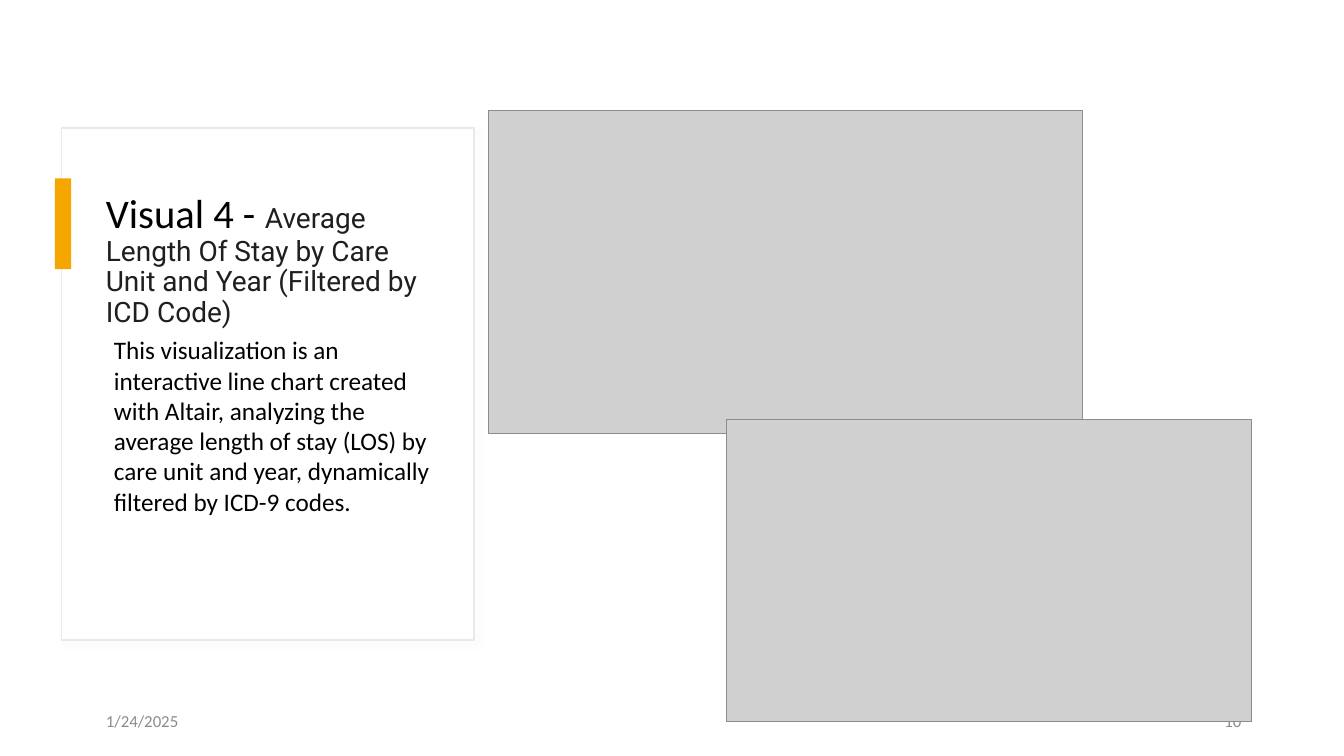
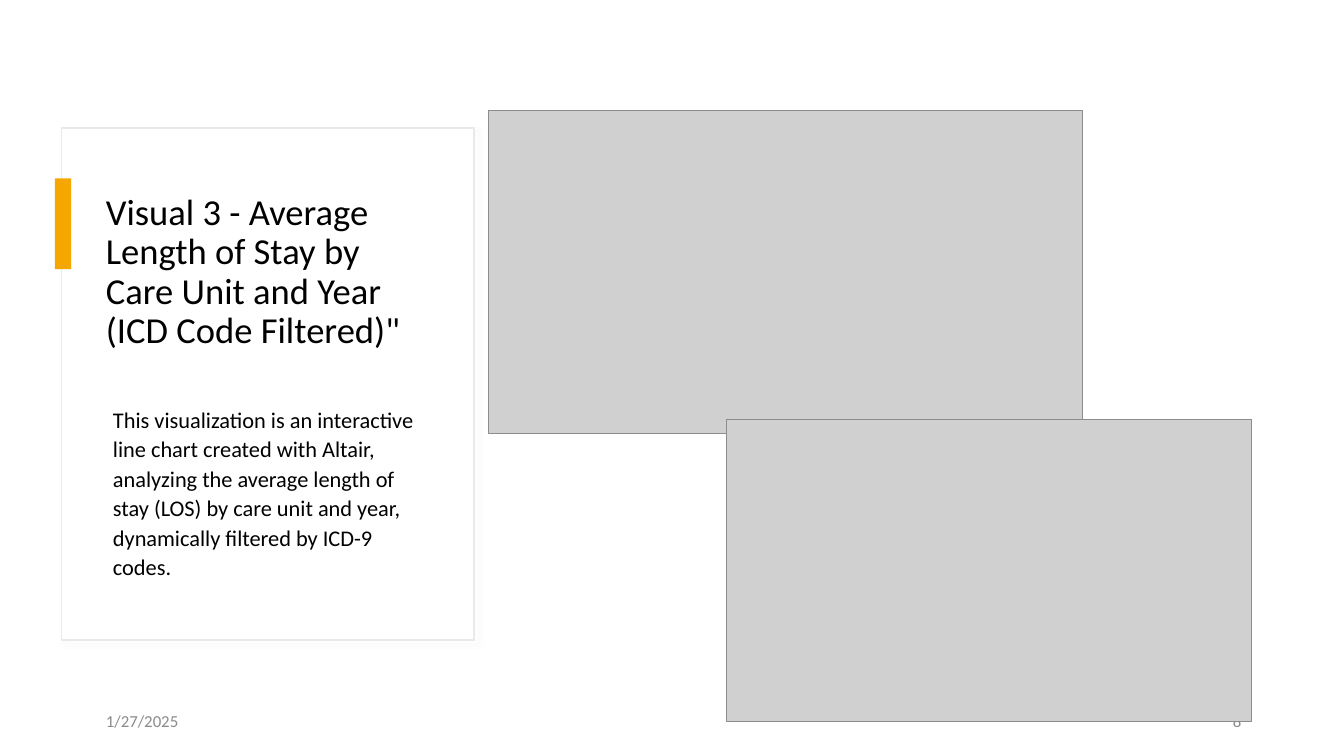
Before and after one commit to AnkitaSavaliya/AIH, a slide deck: slide 8 of MIMIC Visualization.pptx (slide 10 before the commit). Drawn at 1344x756 pixels with LibreOffice and Linux fonts; fonts in the diff are those of the drawing; grey boxes stand for pictures. Boxes give left, top, right and bottom in pixels: in the first picture for what was removed or moved away, otherwise in the second. Text is boxed around its words. In the diff, an @@ line names an element or a change of style, - is before the commit and + after.

```diff
--- a/MIMIC Visualization.pptx
+++ b/MIMIC Visualization.pptx
@@ title at [106, 199, 400, 348]: text changed; size 20 to 26.1 pt; font Roboto to Calibri; text colour #1F1F1F to #000000 @@
-Visual 4 - Average Length Of Stay by Care Unit and Year (Filtered by ICD Code)
+Visual 3 - Average Length of Stay by Care Unit and Year (ICD Code Filtered)"
@@ text "This visualization is an interactive ...": place and size @@
-text "This visualization is an interactive ..." at [114, 341, 429, 515]
+text "This visualization is an interactive ..." at [113, 412, 413, 575]
@@ text "This visualization is an interactive ..." at [113, 412, 413, 575]: size 18 to 16 pt; line spacing 1 to 1.1 @@
@@ text at [106, 715, 178, 728]: text changed @@
-1/24/2025
+1/27/2025
@@ page number at [1233, 721, 1241, 732]: text changed @@
-10
+8
```
Also in this commit, not shown: 10 other slides changed, 1 slide added, 3 slides removed, 1 other file.
